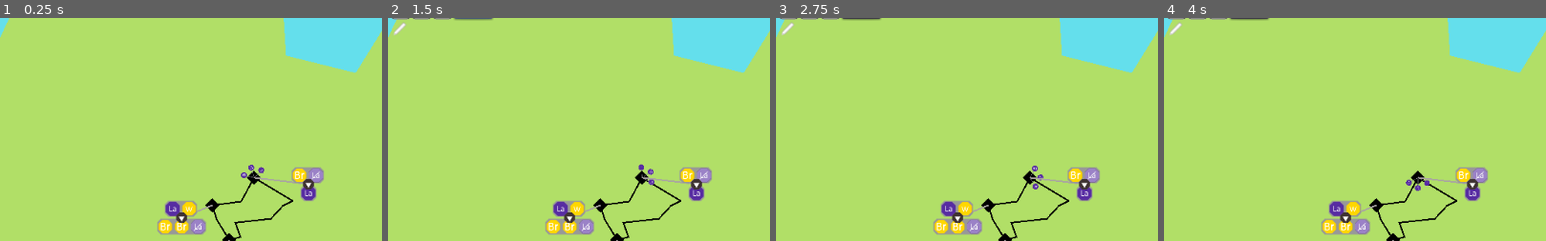
Above: before the commit, frames 1-4 (left to right).
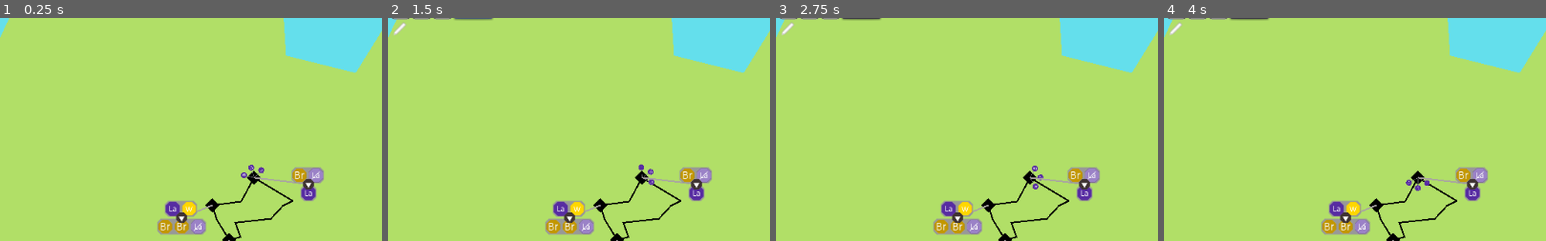
Above: after the commit, the same moments.

Repository: LeBoku/supply-chained
Game: Godot game, scene res://Game.tscn
The game is run twice, just before and just after one commit, with the same random seed, the same clock (stepped at 60 frames per second) and the same inputs.
Inputs (mouse positions are % of the whole screen's width and height, from its top left):
- Up to frame 1 (0.25 s): no input
- Up to frame 2 (1.5 s): click "Train1" at 0.5 s; click "Train2" at 1.25 s
- Up to frame 3 (2.75 s): click (85, 4) at 2 s
- Up to frame 4 (4 s): click (89, 4) at 2.75 s; click (94, 4) at 3.5 s
The pictures show only the part of the screen within x 0-50%, y 13-63%; the shares and areas given below are measured in that part.

The runs differ from the first frame. In frame 1, 0.5% of the frame differs, in the area x 41-81%, y 67-97%; in frame 2, 0.5%; in frame 3, 0.5%; in frame 4, 0.5%.

Commit message:
minor fixes

Diff:
--- a/supply-chained/cargo/CargoStorage.gd
+++ b/supply-chained/cargo/CargoStorage.gd
@@ -12,7 +12,6 @@
 	return self
 
 func add(to_add: String):
-	print(get_empty_space())
 	cargo[get_empty_space()] = to_add
 	storage_updated()
 
@@ -35,6 +34,9 @@
 	else:
 		locked_indexes.erase(index)
 
+	locked_indexes.sort()
+	locked_indexes.invert()
+
 func get_unlocked():
 	var unlocked = Array(cargo)
 
@@ -49,8 +51,7 @@
 
 	while found == null:
 		found = Array(cargo).find(cargo_to_find, search_from)
-		print(found)
-		print(locked_indexes)
+
 		if locked_indexes.has(found):
 			search_from = found + 1
 			found = null
Binary file changed: supply-chained/cargo/icons/bread.png
